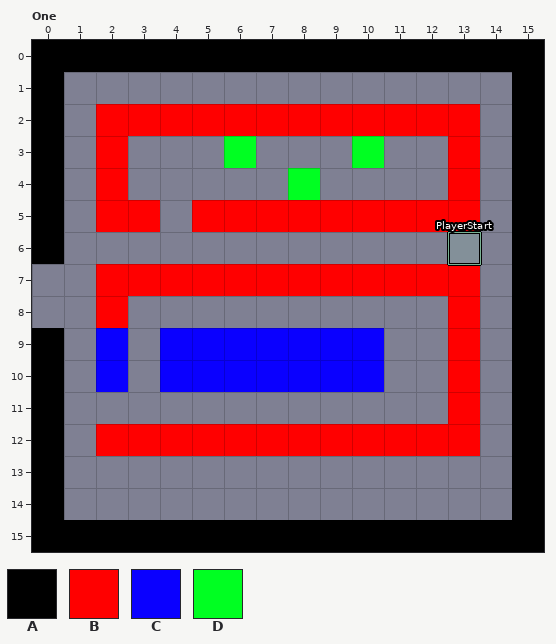
One commit to this LDtk project: assets/levels/level.ldtk. The picture above was drawn from the file before the commit.
Cells are 16x16 px. Shown: One x 0..15, y 0..15.
Key: from "OneGrid": A 1, B 2, C 3, D 4.
_ is an empty cell.
Layer "OneGrid" before, first column x 0:
 0 AAAAAAAAAAAAAAAA
 1 A______________A
 2 A_BBBBBBBBBBBB_A
 3 A_B___D___D__B_A
 4 A_B_____D____B_A
 5 A_BB_BBBBBBBBB_A
 6 A______________A
 7 __BBBBBBBBBBBB_A
 8 __B__________B_A
 9 A_C_CCCCCCC__B_A
10 A_C_CCCCCCC__B_A
11 A____________B_A
12 A_BBBBBBBBBBBB_A
13 A______________A
14 A______________A
15 AAAAAAAAAAAAAAAA
Once edited:
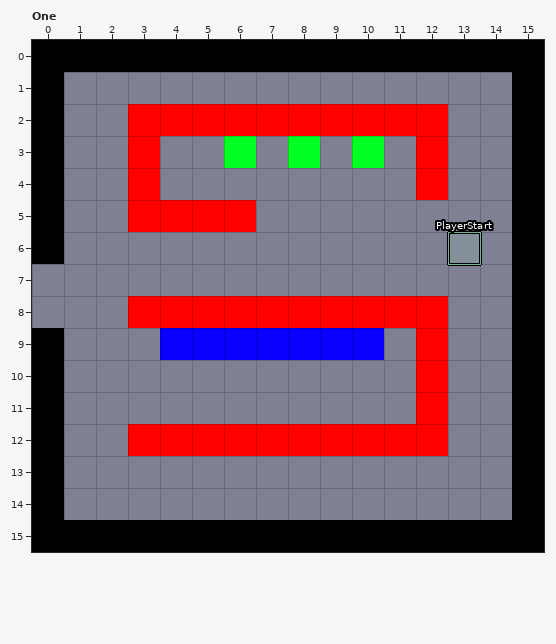
From old to new:
Layer "OneGrid":
The edit adds tile B in rows 3 to 4 at x 3 and 12; in row 5 at x 4; in row 8 at x 3 to 12; in rows 9 to 11 at x 12.
The edit adds tile D in row 3 at x 8.
The edit erases tile B in rows 2 to 4 at x 2 and 13; in row 5 at x 2 and 7 to 13; in row 7 at x 2 to 13; in row 8 at x 2 and 13; in rows 9 to 11 at x 13; in row 12 at x 2 and 13.
The edit erases tile C in row 9 at x 2; in row 10 at x 2 and 4 to 10.
The edit erases tile D in row 4 at x 8.
Changed places in both pictures, as pixel boxes (x1, y1, x2, y2):
changed: (96, 104, 192, 232)
changed: (256, 104, 480, 232)
changed: (96, 264, 480, 456)
